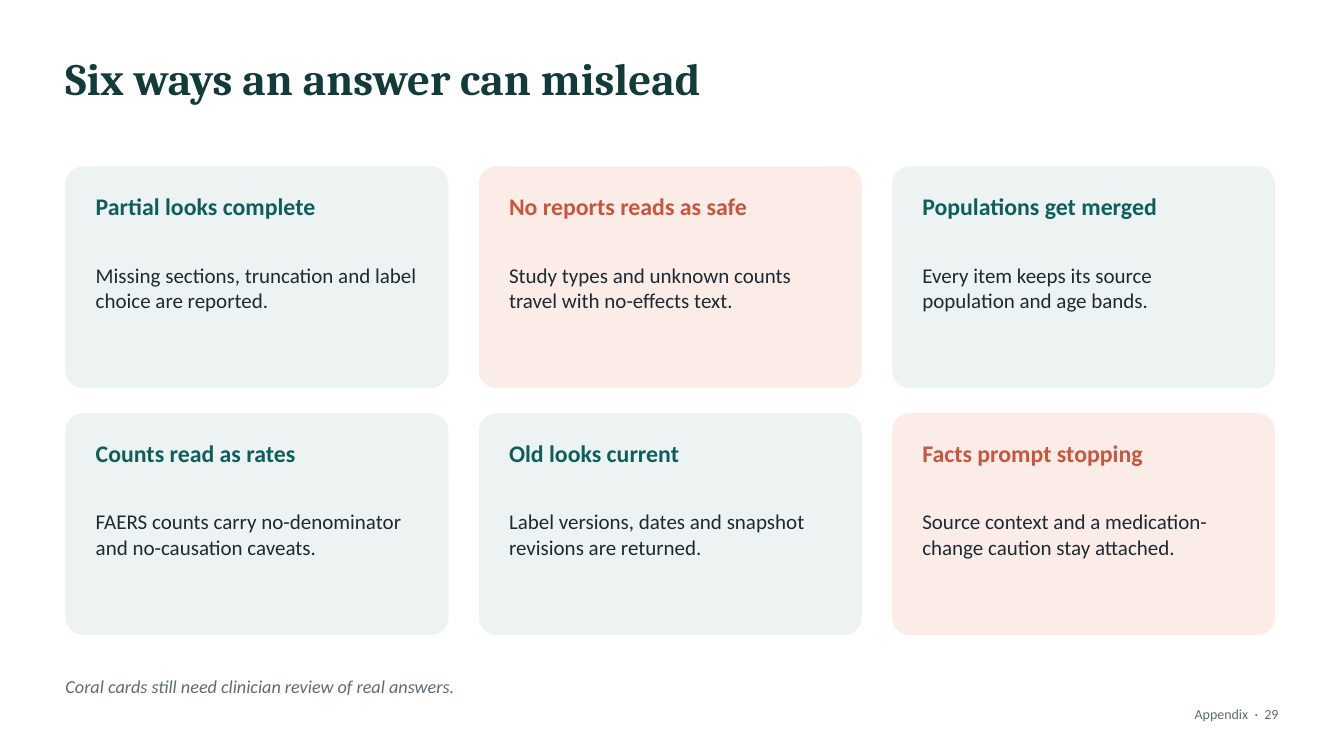
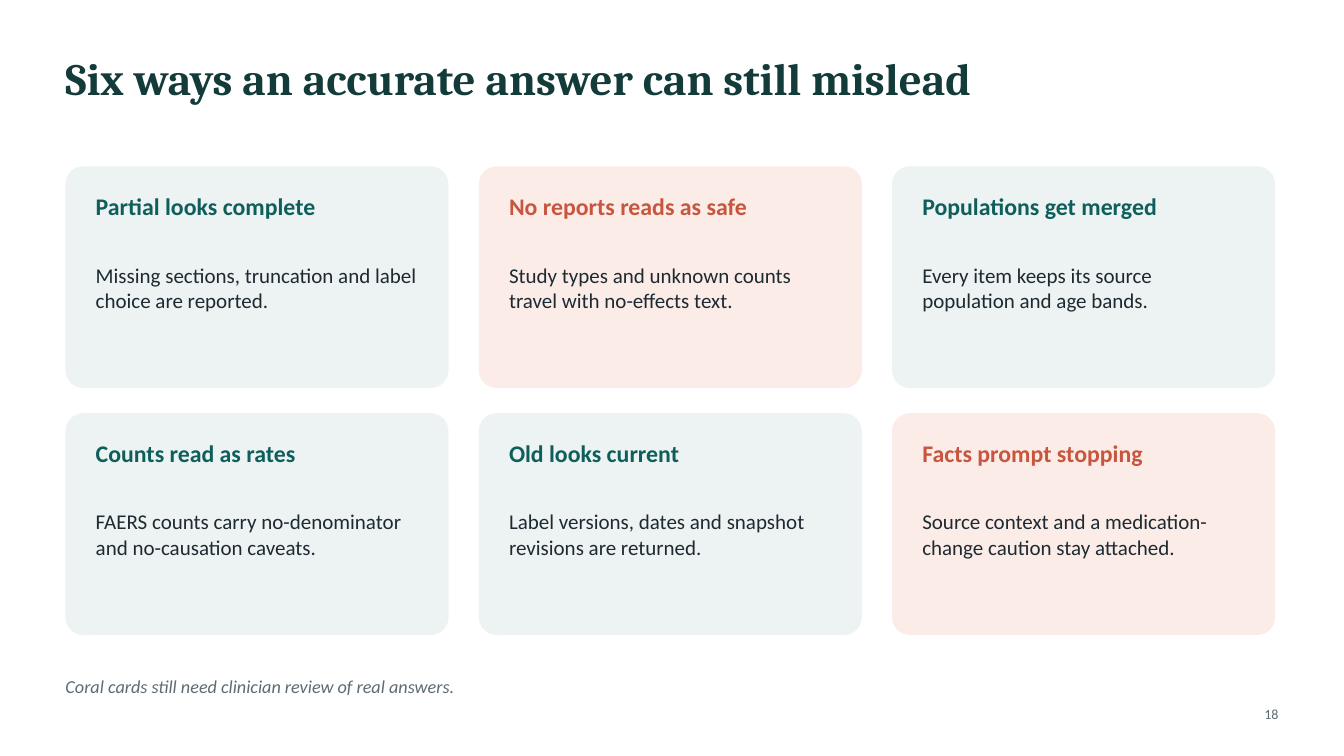
Before and after one commit to gpiat333/Parent-Child-Pharmacology-MCP, a slide deck: slide 18 of presentation/Parent-child Pharmacology MCP — Hackathon deck v6.pptx (slide 29 before the commit). Drawn at 1344x756 pixels with LibreOffice and Linux fonts; fonts in the diff are those of the drawing. Boxes give left, top, right and bottom in pixels: in the first picture for what was removed or moved away, otherwise in the second. Text is boxed around its words. In the diff, an @@ line names an element or a change of style, - is before the commit and + after.

```diff
--- a/presentation/Parent-child Pharmacology MCP — Hackathon deck v6.pptx
+++ b/presentation/Parent-child Pharmacology MCP — Hackathon deck v6.pptx
@@ text at (65,64,971,105): text changed @@
-Six ways an answer can mislead
+Six ways an accurate answer can still mislead
@@ text at (1264,709,1278,719): text changed @@
-Appendix · 29
+18
```
Also in this commit, not shown: 15 other slides changed, 1 slide added, 3 other files.
